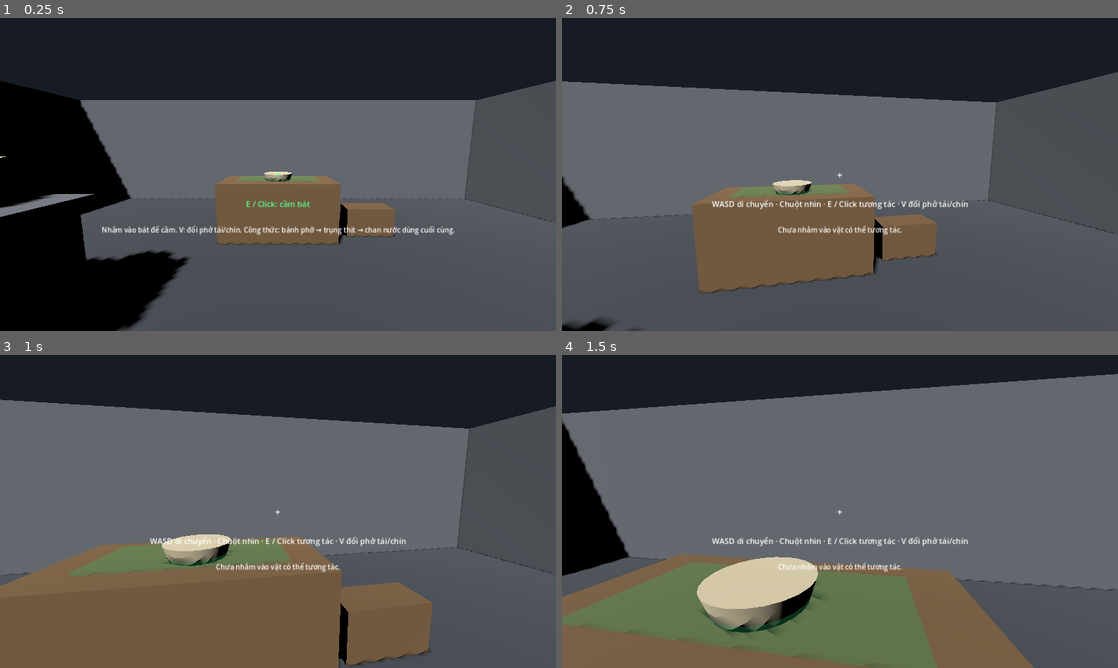
Above: before the commit, frames 1-4 (two rows, left to right).
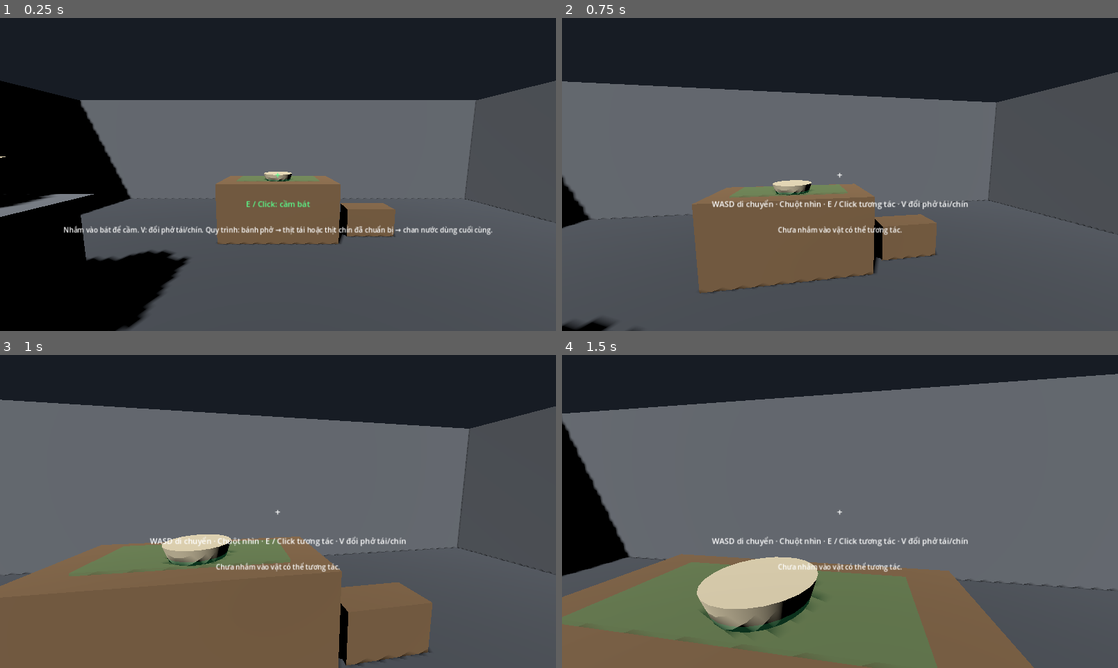
Above: after the commit, the same moments.

Repository: 24021368-DucAnh/Pho_Dau_Ngo
Game: Godot game, scene res://scenes/main.tscn
The game is run twice, just before and just after one commit, with the same random seed, the same clock (stepped at 60 frames per second) and the same inputs.
Inputs (mouse positions are in pixels of both pictures, inside the frame that each line leads up to):
- Up to frame 1 (0.25 s): no input
- Up to frame 2 (0.75 s): tap Enter at 0.5 s; move the mouse to (867, 174) at 0.52 s; hold W (move_forward) from 0.53 s (still down); hold E (interact) from 0.53 s (still down)
- Up to frame 3 (1 s): keep holding W (move_forward); keep holding E (interact)
- Up to frame 4 (1.5 s): keep holding W (move_forward); tap T at 1.25 s; move the mouse to (812, 511) at 1.27 s; release E (interact) at 1.28 s; click (812, 511) at 1.35 s

The runs differ from the first frame. In frame 1, 1.0% of the frame differs, in the area x 11-89%, y 66-70%; in frame 2, nothing differs; in frame 3, nothing differs; in frame 4, nothing differs.

Commit message:
test: align pho workflow contracts and least-privilege CI

Diff:
--- a/game/scripts/player_controller.gd
+++ b/game/scripts/player_controller.gd
@@ -25,7 +25,7 @@
 	_set_placement_zone_active(false)
 	if not OS.has_feature("headless"):
 		Input.mouse_mode = Input.MOUSE_MODE_CAPTURED
-	status_label.text = "Nhắm vào bát để cầm. V: đổi phở tái/chín. Công thức: bánh phở → trụng thịt → chan nước dùng cuối cùng."
+	status_label.text = "Nhắm vào bát để cầm. V: đổi phở tái/chín. Quy trình: bánh phở → thịt tái hoặc thịt chín đã chuẩn bị → chan nước dùng cuối cùng."
 
 
 func _unhandled_input(event: InputEvent) -> void:
@@ -150,7 +150,7 @@
 			prompt_label.modulate = Color(0.35, 1.0, 0.55)
 			crosshair_label.modulate = Color(0.35, 1.0, 0.55)
 		else:
-			prompt_label.text = "Mang bát tới: bánh phở → trụng thịt → chan nước dùng cuối cùng · Q: hủy bát"
+			prompt_label.text = "Mang bát tới: bánh phở → thịt đúng trạng thái → chan nước dùng cuối cùng · Q: hủy bát"
 			prompt_label.modulate = Color(1.0, 0.72, 0.28)
 			crosshair_label.modulate = Color(1.0, 0.72, 0.28)
 	elif target is InteractiveBowl:
